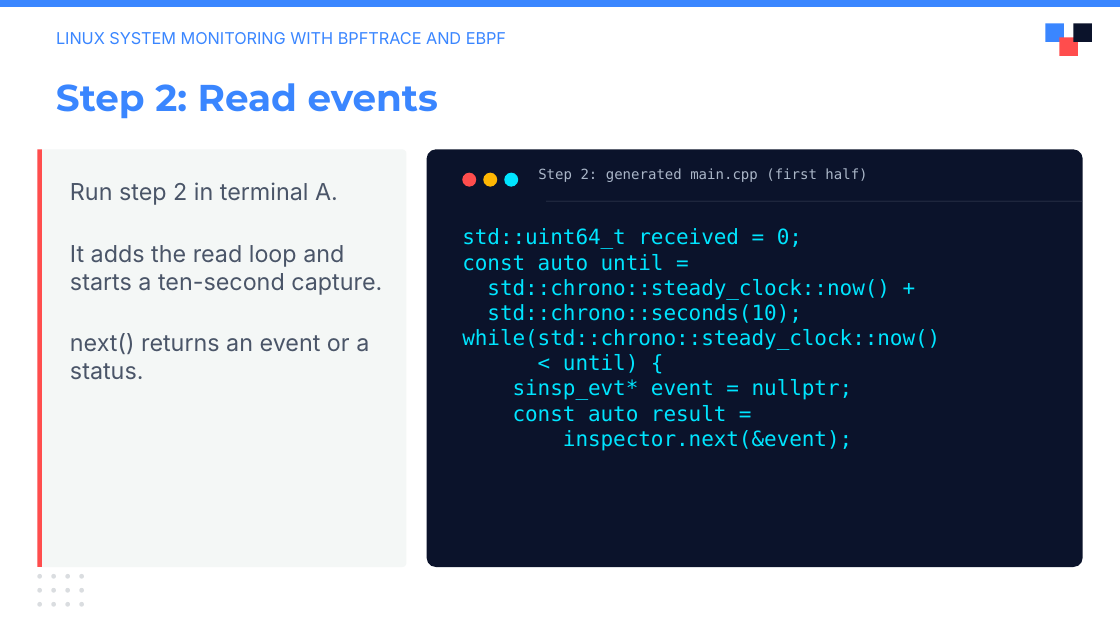
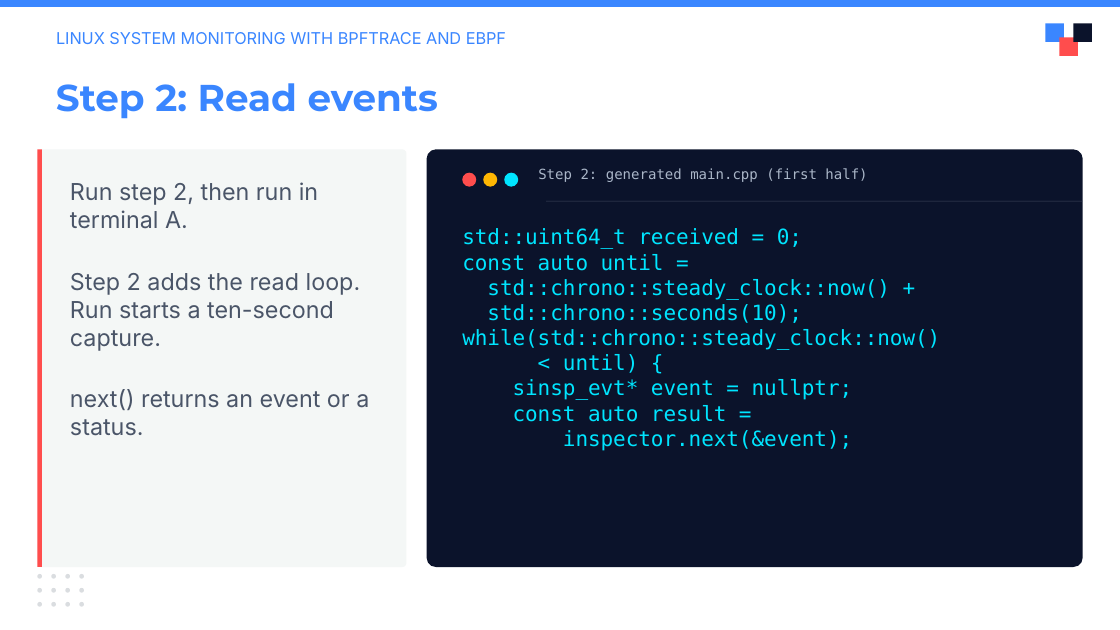
Before and after one commit to julianshalaby-perj/falco-libs-workshop, a slide deck: slide 9 of presentation/falco-libs-intro.pptx. Drawn at 1120x630 pixels with LibreOffice and Linux fonts; fonts in the diff are those of the drawing; background and template pictures are left out. Boxes give left, top, right and bottom in pixels: in the first picture for what was removed or moved away, otherwise in the second. Text is boxed around its words. In the diff, an @@ line names an element or a change of style, - is before the commit and + after.

Commit message:
Show separate rebuild and capture command after each step

```diff
--- a/presentation/falco-libs-intro.pptx
+++ b/presentation/falco-libs-intro.pptx
@@ text at (x1=70, y1=182, x2=361, y2=351): text changed @@
-Run step 2 in terminal A.
-It adds the read loop and starts a ten-second capture.
+Run step 2, then run in terminal A.
+Step 2 adds the read loop. Run starts a ten-second capture.
```
Also in this commit, not shown: 9 other slides changed.
